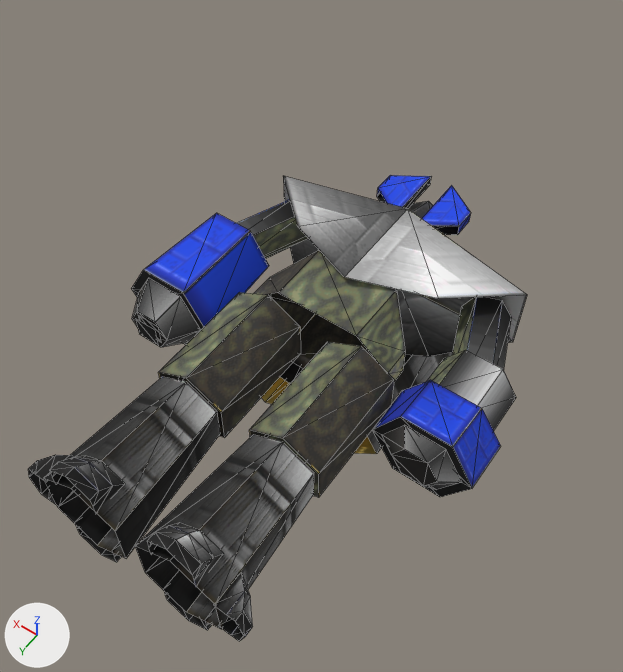
The OBJ model Shooter/res/mesh/armcom.obj as it was, and as the next commit left it.
Before and after are seen from a camera (50 mm lens) standing at (-0.746, 0.389, 1.733) and looking at (-0.022, -0.624, 0.14). The lights are fixed; the arrows at lower left show +X, +Y and +Z. Mesh edges are drawn as thin lines. Where no turn or scale is listed for an object, it has been applied to the vertices.

Script lines for the objects in view, before the commit:
```python
me_armcom = bpy.data.meshes.new('armcom')
me_armcom.from_pydata(...)  # 324 vertices, 413 faces; spans x -0.508..0.499, y -1.261..-0.006, z -0.285..0.22
me_armcom.materials.append(mat_armcommaterial)  # picture img_armcom_png
ob_armcom = bpy.data.objects.new('armcom', me_armcom)
ob_armcom.location = (0.0, 0.0, 0.0)
```
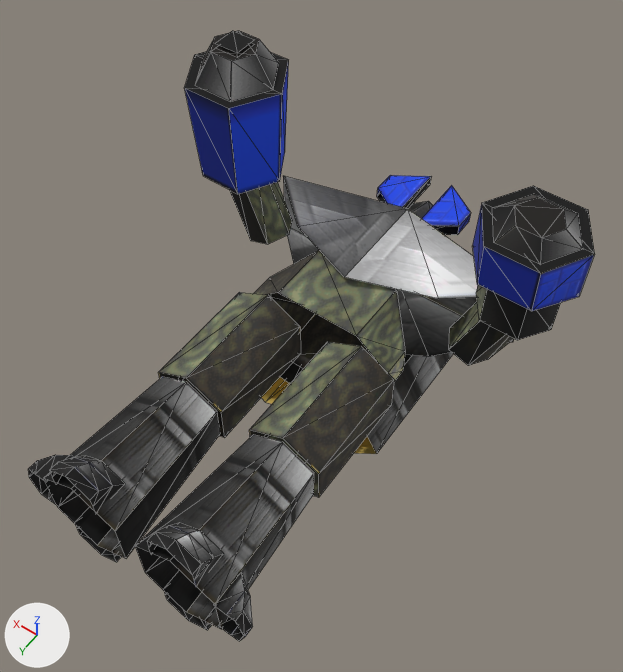
Location of each change, [x1, y1, x2, y2] in pixels of the pictures (623 x 672 px; the box of a moved part takes in the faces that stretch with it):
```json
{"object": "armcom", "change": "reshaped", "before": [28, 175, 527, 641], "after": [28, 31, 595, 641], "on screen": "14% wider, 31% taller"}
{"part": 1, "of": "me_armcom", "change": "moved or reshaped", "before": [237, 200, 309, 259], "after": [230, 182, 292, 244]}
{"part": 2, "of": "me_armcom", "change": "moved or reshaped", "before": [131, 213, 269, 345], "after": [184, 51, 289, 194]}
{"part": 3, "of": "me_armcom", "change": "moved or reshaped", "before": [132, 278, 201, 347], "after": [195, 31, 279, 101]}
{"part": 4, "of": "me_armcom", "change": "moved or reshaped", "before": [452, 297, 511, 370], "after": [449, 302, 514, 366]}
{"part": 5, "of": "me_armcom", "change": "moved or reshaped", "before": [427, 350, 516, 431], "after": [476, 285, 561, 340]}
{"part": 6, "of": "me_armcom", "change": "moved or reshaped", "before": [372, 380, 501, 497], "after": [472, 186, 595, 311]}
{"part": 7, "of": "me_armcom", "change": "moved or reshaped", "before": [382, 425, 462, 490], "after": [493, 194, 583, 264]}
{"part": 8, "of": "me_armcom", "change": "moved or reshaped", "before": [135, 318, 158, 345], "after": [215, 31, 254, 53]}
```

The change, as JSON lines over the scene's bpy script:
```json
{"block": "me_armcom", "where": "me_armcom.from_pydata(...)  # 324 vertices, 413 faces; spans x -0.508..0.499, y -1.261..-0.006, z -0.285..0.22"}
{"block": "me_armcom", "where": "# used by ob_armcom; location = (0.0, 0.0, 0.0)"}
{"block": "me_armcom", "change": "me_armcom part 1: the loose piece of 12 vertices spanning x 0.23..0.456, y -1.036..-0.721, z -0.02..0.091 is turned 90 degrees about the x axis through its middle, then moved by (0.028, -0.034, 0.154)"}
{"block": "me_armcom", "change": "me_armcom part 2: the loose piece of 12 vertices spanning x 0.238..0.499, y -0.819..-0.546, z -0.077..0.148 is turned 90 degrees about the x axis through its middle, then moved by (0.028, -0.23, 0.35)"}
{"block": "me_armcom", "change": "me_armcom part 3: the loose piece of 12 vertices spanning x 0.263..0.473, y -0.547..-0.471, z -0.056..0.126 is turned 90 degrees about the x axis through its middle, then moved by (0.028, -0.403, 0.524)"}
{"block": "me_armcom", "change": "me_armcom part 4: the loose piece of 12 vertices spanning x -0.456..-0.23, y -1.036..-0.721, z -0.02..0.091 is turned 90 degrees about the x axis through its middle, then moved by (0.0, -0.063, 0.078)"}
{"block": "me_armcom", "change": "me_armcom part 5: the loose piece of 12 vertices spanning x -0.475..-0.278, y -0.822..-0.684, z -0.038..0.109 is turned 90 degrees about the x axis through its middle, then moved by (0.0, -0.188, 0.204)"}
{"block": "me_armcom", "change": "me_armcom part 6: the loose piece of 12 vertices spanning x -0.508..-0.245, y -0.683..-0.55, z -0.077..0.148 is turned 90 degrees about the x axis through its middle, then moved by (0.0, -0.325, 0.341)"}
{"block": "me_armcom", "change": "me_armcom part 7: the loose piece of 12 vertices spanning x -0.481..-0.271, y -0.55..-0.52, z -0.056..0.126 is turned 90 degrees about the x axis through its middle, then moved by (0.0, -0.406, 0.422)"}
{"block": "me_armcom", "change": "me_armcom part 8"}
{"op": "set", "path": "me_armcom.vertices[36].co", "old": "(0.4, -0.474, 0.067)", "new": "(0.428, -0.944, 0.595)", "note": "pixel (138, 315) -> not seen"}
{"op": "set", "path": "me_armcom.vertices[37].co", "old": "(0.337, -0.474, 0.067)", "new": "(0.364, -0.944, 0.595)", "note": "pixel (157, 326) -> pixel (254, 44)"}
{"op": "set", "path": "me_armcom.vertices[38].co", "old": "(0.337, -0.474, 0.004)", "new": "(0.364, -0.881, 0.595)", "note": "pixel (161, 342) -> pixel (237, 57)"}
{"op": "set", "path": "me_armcom.vertices[39].co", "old": "(0.4, -0.474, 0.004)", "new": "(0.428, -0.881, 0.595)", "note": "not seen -> pixel (215, 48)"}
{"op": "set", "path": "me_armcom.vertices[40].co", "old": "(0.4, -0.462, 0.067)", "new": "(0.428, -0.944, 0.606)", "note": "pixel (135, 318) -> pixel (232, 30)"}
{"op": "set", "path": "me_armcom.vertices[41].co", "old": "(0.337, -0.462, 0.067)", "new": "(0.364, -0.944, 0.606)", "note": "pixel (154, 329) -> pixel (254, 39)"}
{"op": "set", "path": "me_armcom.vertices[42].co", "old": "(0.337, -0.462, 0.004)", "new": "(0.364, -0.881, 0.606)", "note": "pixel (158, 345) -> pixel (237, 53)"}
{"op": "set", "path": "me_armcom.vertices[43].co", "old": "(0.4, -0.462, 0.004)", "new": "(0.428, -0.881, 0.606)", "note": "pixel (139, 334) -> pixel (214, 43)"}
```
